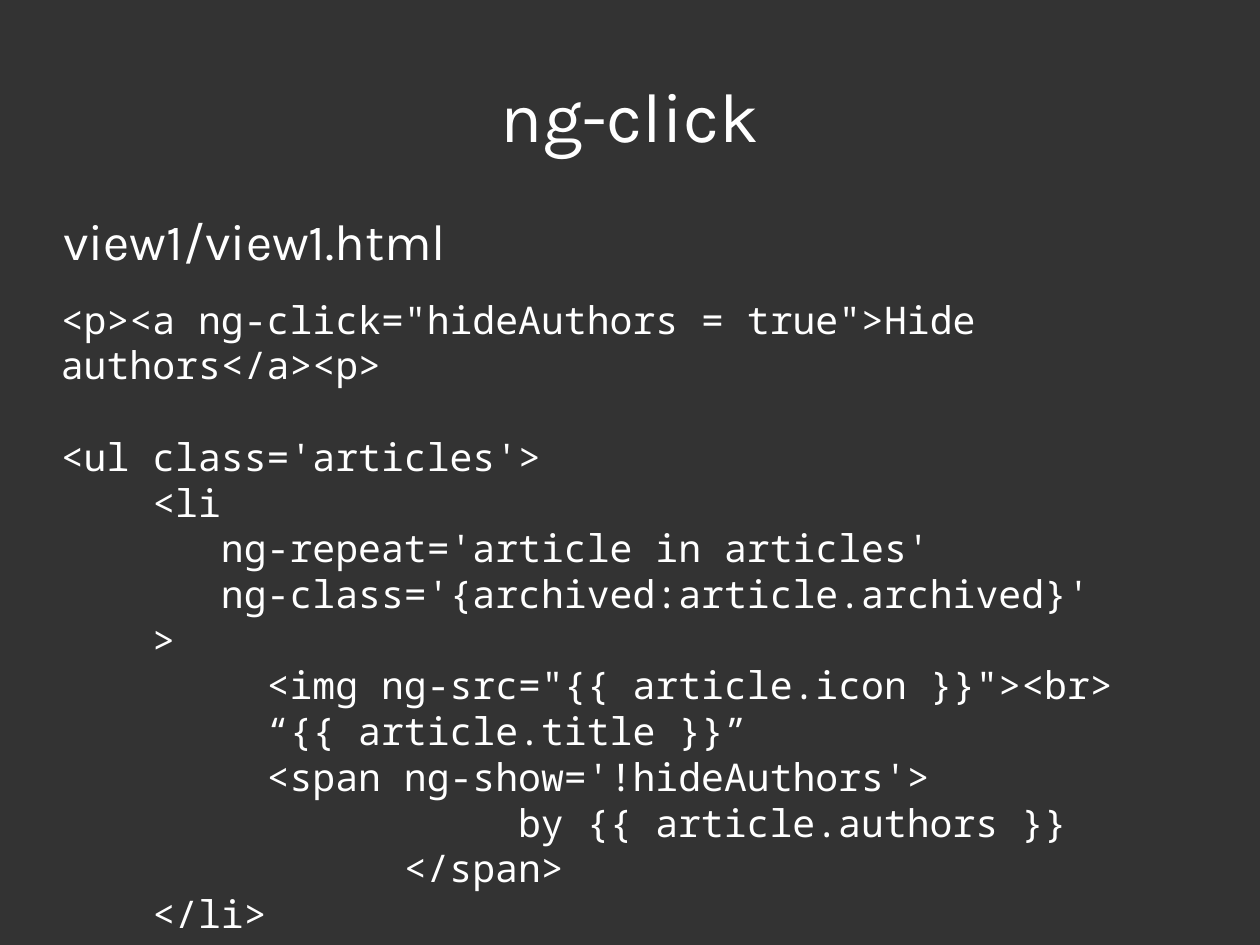
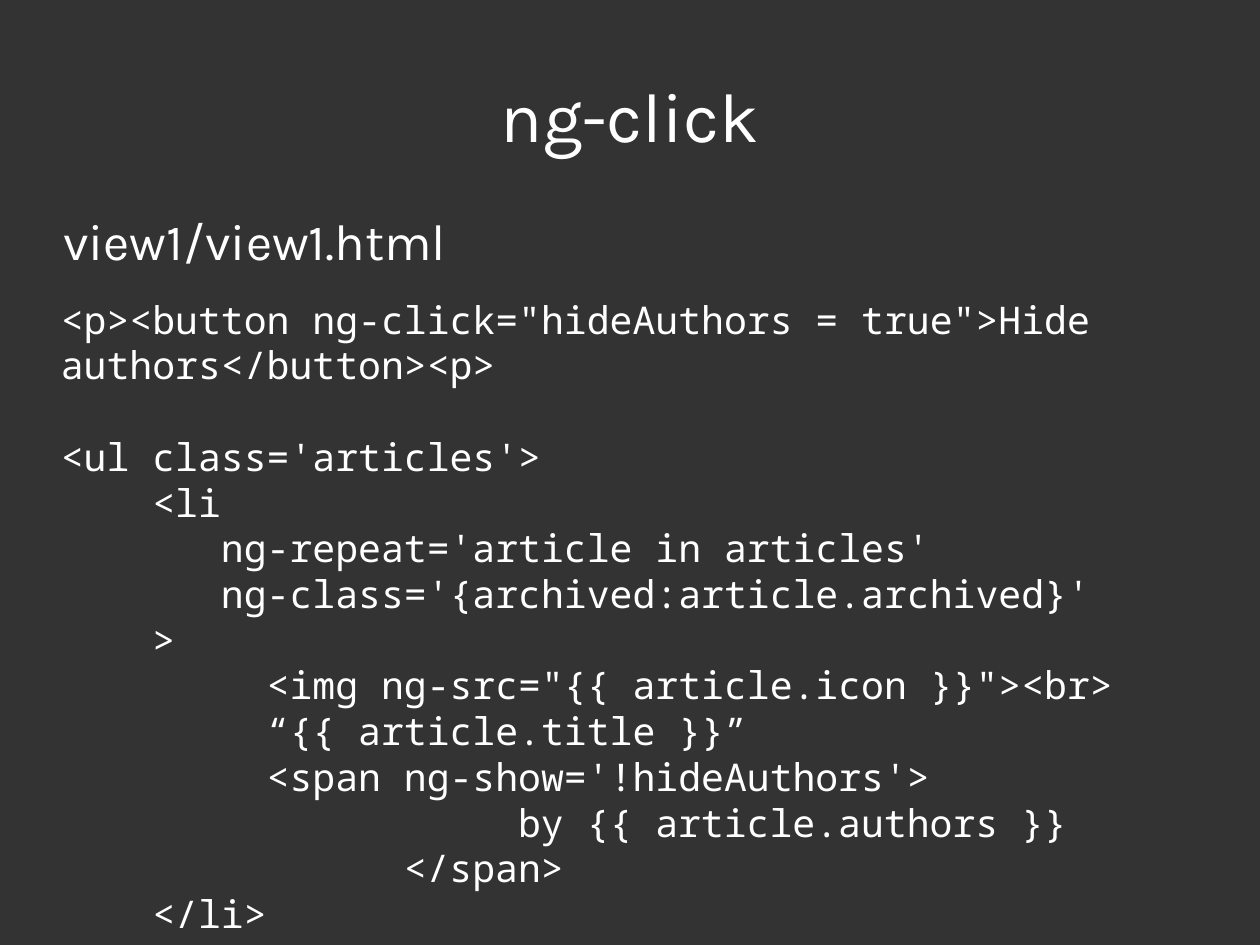
Before and after one commit to jenofdoom/intro-to-angularjs, a slide deck: slide 39 of intro-to-angularjs.odp (slide 38 before the commit). Drawn at 1260x945 pixels with LibreOffice and Linux fonts; fonts in the diff are those of the drawing. Boxes give left, top, right and bottom in pixels: in the first picture for what was removed or moved away, otherwise in the second. Text is boxed around its words. In the diff, an @@ line names an element or a change of style, - is before the commit and + after.

```diff
--- a/intro-to-angularjs.odp
+++ b/intro-to-angularjs.odp
@@ text at (x1=61, y1=305, x2=1090, y2=388): text changed @@
-<p><a ng-click="hideAuthors = true">Hide authors</a><p>
+<p><button ng-click="hideAuthors = true">Hide authors</button><p>
```
Also in this commit, not shown: 2 other slides changed, 2 slides added, 1 other file.
